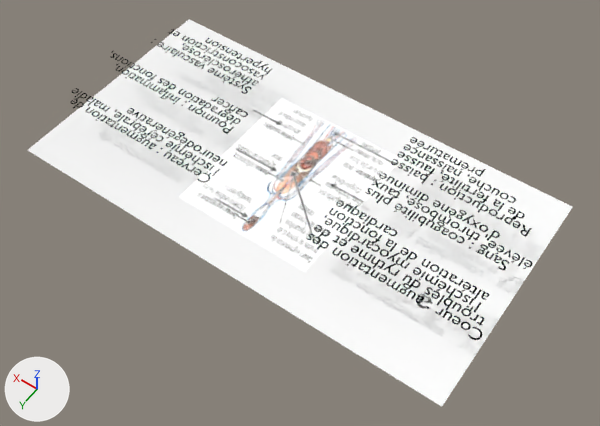
The Blender file images/sante/humain_organes.blend: old version first, new version second.
Both versions are drawn from a 50 mm camera at (-10.62, 14.44, 21.03) aimed at (-0.93, 0.87, -0.31). The axes (+X, +Y, +Z) are drawn at lower left. The lights are the same throughout. Text is drawn in Blender's own font.

In view in the first picture: 'Fleche cerveau', 'Fleche coeur', 'Fleche poumon', 'Fleche sang', 'Fleche sang.001', 'Fleche vasculaire', 'Plane', 'Plane.001', 'Texte luciole', 'cerveau', 'coeur', 'poumon', 'sang', 'sang.001', 'vasculaire'.
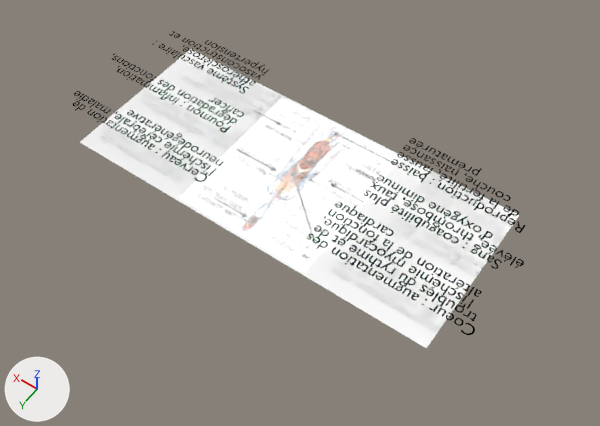
Changed parts and their boxes (x1, y1, x2, y2) in the pictures (600 x 426 px):
'Plane.001', moved, rescaled (19% narrower, 23% shorter): before (28, 19, 572, 406); after (80, 49, 519, 348)
'coeur', reshaped, rescaled: before (306, 200, 489, 340); after (306, 201, 482, 335)
'sang', reshaped, moved, rescaled: before (365, 173, 532, 270); after (364, 175, 524, 269)
'cerveau', reshaped, moved, rescaled: before (70, 88, 228, 183); after (73, 91, 224, 182)
'vasculaire', reshaped, moved, rescaled: before (151, 29, 272, 94); after (152, 31, 268, 94)
'poumon', reshaped, moved, rescaled: before (110, 51, 248, 134); after (112, 53, 244, 133)
'sang.001', deleted: before (391, 137, 532, 237)
'reproduction', added: after (391, 138, 526, 233)
'Fleche coeur', surface changed (grey to white): (290, 170, 315, 239) in both
'Fleche sang.001', surface changed: (333, 132, 396, 164) in both
'Fleche poumon', surface changed: (235, 148, 277, 172) in both
'Fleche cerveau', surface changed: (214, 197, 248, 218) in both
'Fleche sang', surface changed: (330, 184, 364, 203) in both
'Fleche vasculaire', surface changed: (252, 109, 282, 125) in both
'Texte luciole', deleted: before (417, 294, 430, 309)

The change, as a list of edits to the scene's bpy script:
```text
Add img_humain_organes_png_001:
    img_humain_organes_png_001 = load_image('humain_organes.png.001', 'humain_organes.png', 1280, 540, 'sRGB')
Change mat_material:
    where n3 = _N.new('ShaderNodeTexImage'); n3.name = 'Image Texture'
    n3.image: img_humain_organes_png -> img_humain_organes_png_001
Change txt_text_006:
    add txt_text_006.size = 0.8
Change txt_text_009:
    add txt_text_009.size = 0.8
Change txt_text_007:
    add txt_text_007.size = 0.8
Change txt_text_010:
    add txt_text_010.align_y = 'CENTER'
    add txt_text_010.size = 0.8
Change txt_text_011:
    add txt_text_011.size = 0.8
Change txt_text_008:
    add txt_text_008.size = 0.8
Remove ob_texte_luciole:
    ob_texte_luciole = bpy.data.objects.new('Texte luciole', txt_text)
    ob_texte_luciole.location = (-6.18, 1.42, 0.0)
Change ob_fleche_cerveau:
    add ob_fleche_cerveau.visible_shadow = False
Change ob_fleche_vasculaire:
    add ob_fleche_vasculaire.visible_shadow = False
Change ob_fleche_poumon:
    add ob_fleche_poumon.visible_shadow = False
Change ob_fleche_coeur:
    add ob_fleche_coeur.visible_shadow = False
Change ob_fleche_sang:
    add ob_fleche_sang.visible_shadow = False
Change ob_fleche_sang_001:
    add ob_fleche_sang_001.visible_shadow = False
Change ob_cerveau:
    ob_cerveau.location: (1.36, 2.3, 1.29) -> (1.46, 2.34, 1.29)
    ob_cerveau.scale: (0.553, 0.553, 0.553) -> (0.664, 0.664, 0.664)
Change ob_coeur:
    ob_coeur.scale: (0.553, 0.553, 0.553) -> (0.664, 0.664, 0.664)
Change ob_poumon:
    ob_poumon.location: (2.13, 0.23, 1.29) -> (2.24, 0.27, 1.29)
    ob_poumon.scale: (0.553, 0.553, 0.553) -> (0.664, 0.664, 0.664)
Change ob_sang:
    ob_sang.location: (-2.78, -0.17, 1.29) -> (-2.78, -0.28, 1.29)
    ob_sang.scale: (0.553, 0.553, 0.553) -> (0.664, 0.664, 0.664)
Remove ob_sang_001:
    ob_sang_001 = bpy.data.objects.new('sang.001', txt_text_011)
    ob_sang_001.location = (-2.78, -1.63, 1.29)
    ob_sang_001.scale = (0.553, 0.553, 0.553)
Change ob_vasculaire:
    ob_vasculaire.location: (2.79, -1.56, 1.29) -> (2.86, -1.52, 1.29)
    ob_vasculaire.scale: (0.553, 0.553, 0.553) -> (0.664, 0.664, 0.664)
Change ob_plane_001:
    ob_plane_001.location: (0.0, 0.0, 0.0) -> (0.03, 0.0, 0.0)
    ob_plane_001.scale: (8.07, 4.25, 1.0) -> (6.86, 2.95, 0.858)
Add ob_reproduction:
    ob_reproduction = bpy.data.objects.new('reproduction', txt_text_011)
    ob_reproduction.location = (-2.78, -1.63, 1.29)
    ob_reproduction.scale = (0.664, 0.664, 0.664)
```
